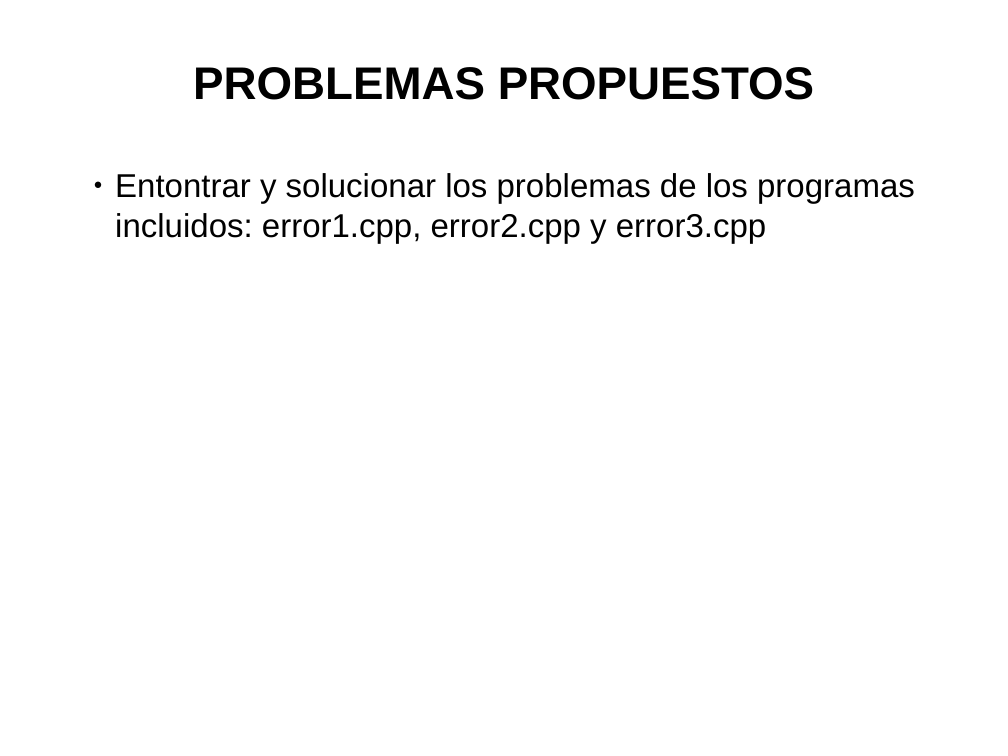
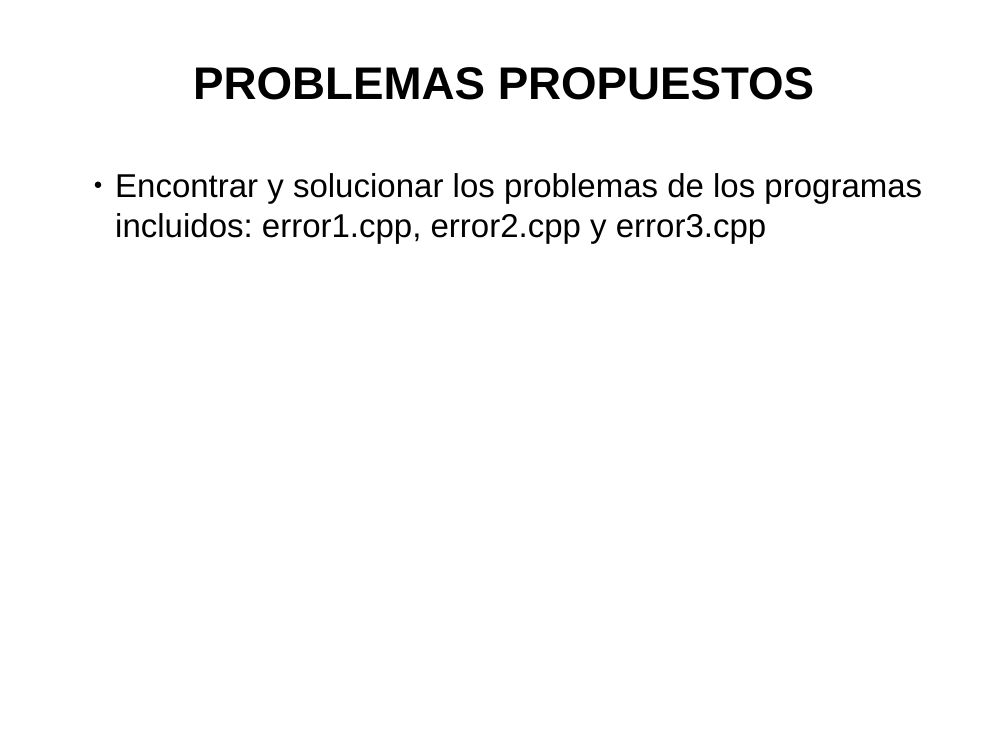
Before and after one commit to trivi/Introduccion-C-EFE-Oct, a slide deck: slide 13 of 06.Detección de errores/06.Detección de errores.odp. Drawn at 1008x756 pixels with LibreOffice and Linux fonts; fonts in the diff are those of the drawing. Boxes give left, top, right and bottom in pixels: in the first picture for what was removed or moved away, otherwise in the second. Text is boxed around its words. In the diff, an @@ line names an element or a change of style, - is before the commit and + after.

Commit message:
Solucionadas erratas en tema 6 y elimada la solucion de los errores

```diff
--- a/06.Detección de errores/06.Detección de errores.odp
+++ b/06.Detección de errores/06.Detección de errores.odp
@@ subtitle at (x1=115, y1=173, x2=922, y2=244): text changed @@
-● Entontrar y solucionar los problemas de los programas incluidos: error1.cpp, error2.cpp y error3.cpp
+● Encontrar y solucionar los problemas de los programas incluidos: error1.cpp, error2.cpp y error3.cpp
```
Also in this commit, not shown: 3 other slides changed, 3 other files.
